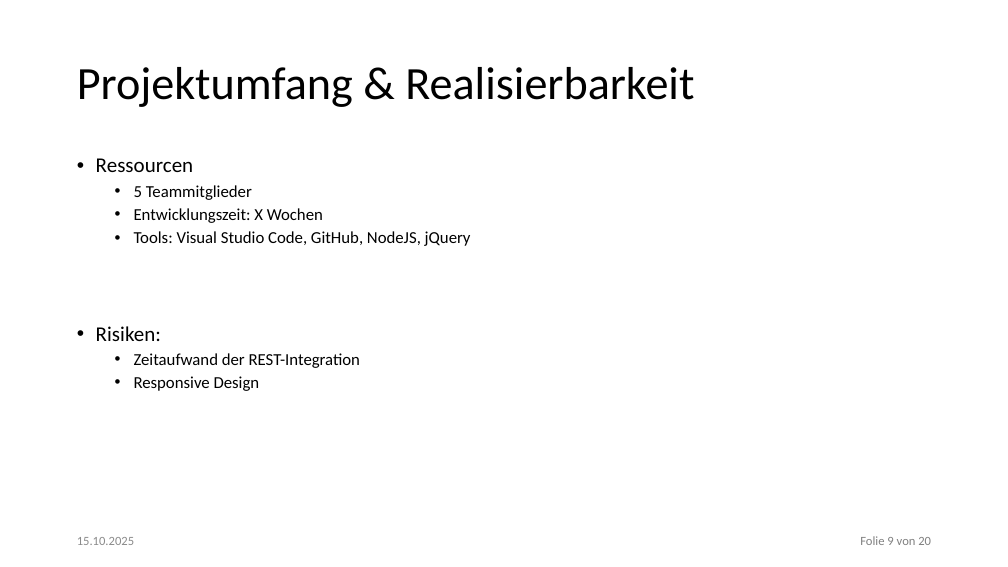
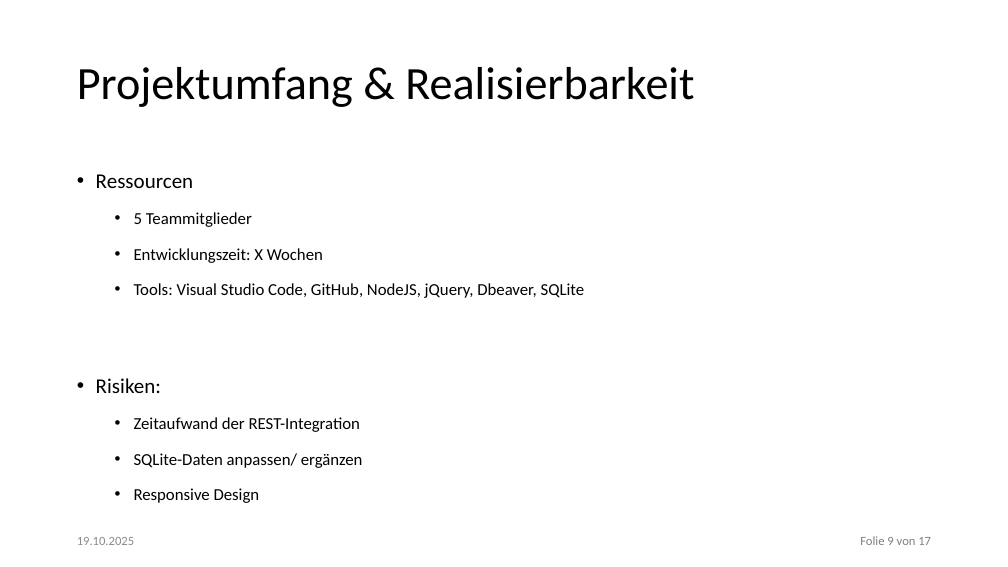
Before and after one commit to StrumpfHD/PraktikumWebAnwendungen2_Kombis, a slide deck: slide 9 of Geschaeftsvorschlag_Smart_Home_Dashboard.pptx. Drawn at 1008x567 pixels with LibreOffice and Linux fonts; fonts in the diff are those of the drawing; background and template pictures are left out. Boxes give left, top, right and bottom in pixels: in the first picture for what was removed or moved away, otherwise in the second. Text is boxed around its words. In the diff, an @@ line names an element or a change of style, - is before the commit and + after.

```diff
--- a/Geschaeftsvorschlag_Smart_Home_Dashboard.pptx
+++ b/Geschaeftsvorschlag_Smart_Home_Dashboard.pptx
@@ text at <box>96,174,360,503</box>: line spacing 0.9 to 1.5 @@
@@ text at <box>134,283,585,298</box>: text changed @@
-  • Tools: Visual Studio Code, GitHub, NodeJS, jQuery
+  • Tools: Visual Studio Code, GitHub, NodeJS, jQuery, Dbeaver, SQLite
@@ text at <box>134,453,363,468</box>: paragraph added @@
+  • SQLite-Daten anpassen/ ergänzen
@@ text at <box>860,536,931,545</box>: text changed @@
-Folie 9 von 20
+Folie 9 von 17
```
Also in this commit, not shown: 11 other slides changed, 6 slides added.
